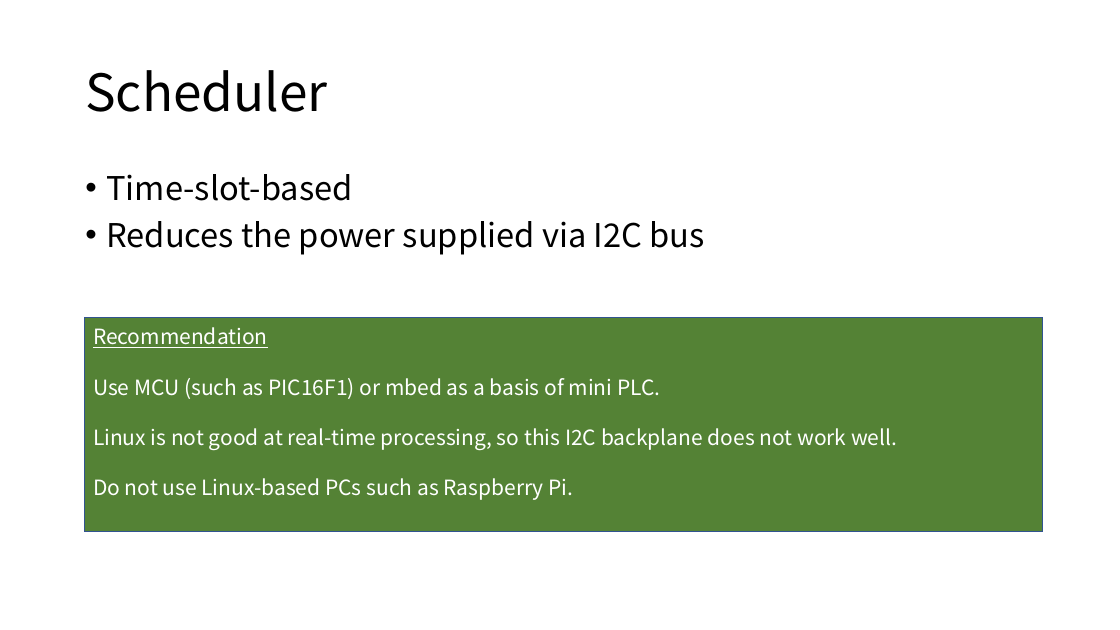
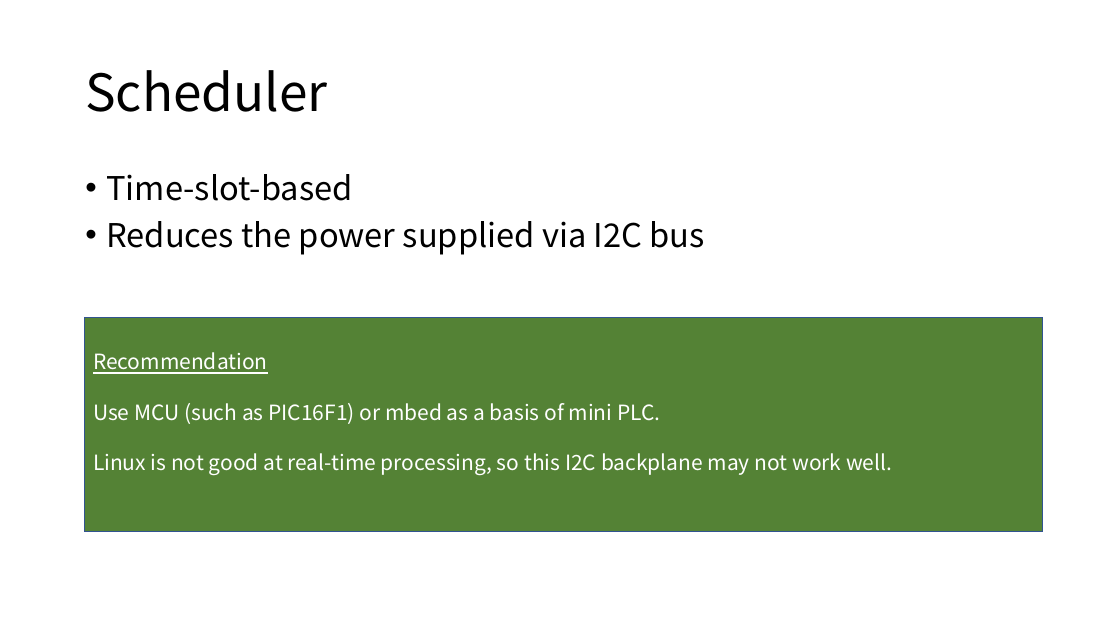
Before and after one commit to araobp/sensor-network, a slide deck: slide 4 of doc/I2C_BACKPLANE_SPEC.pptx. Drawn at 1120x630 pixels with LibreOffice and Linux fonts; fonts in the diff are those of the drawing. Boxes give left, top, right and bottom in pixels: in the first picture for what was removed or moved away, otherwise in the second. Text is boxed around its words. In the diff, an @@ line names an element or a change of style, - is before the commit and + after.

```diff
--- a/doc/I2C_BACKPLANE_SPEC.pptx
+++ b/doc/I2C_BACKPLANE_SPEC.pptx
@@ text in rectangle at box(93, 453, 892, 475): text changed @@
-Linux is not good at real-time processing, so this I2C backplane does not work well.
-Do not use Linux-based PCs such as Raspberry Pi.
+Linux is not good at real-time processing, so this I2C backplane may not work well.
```
Also in this commit, not shown: 3 other slides changed, 1 slide removed, 16 other files.
